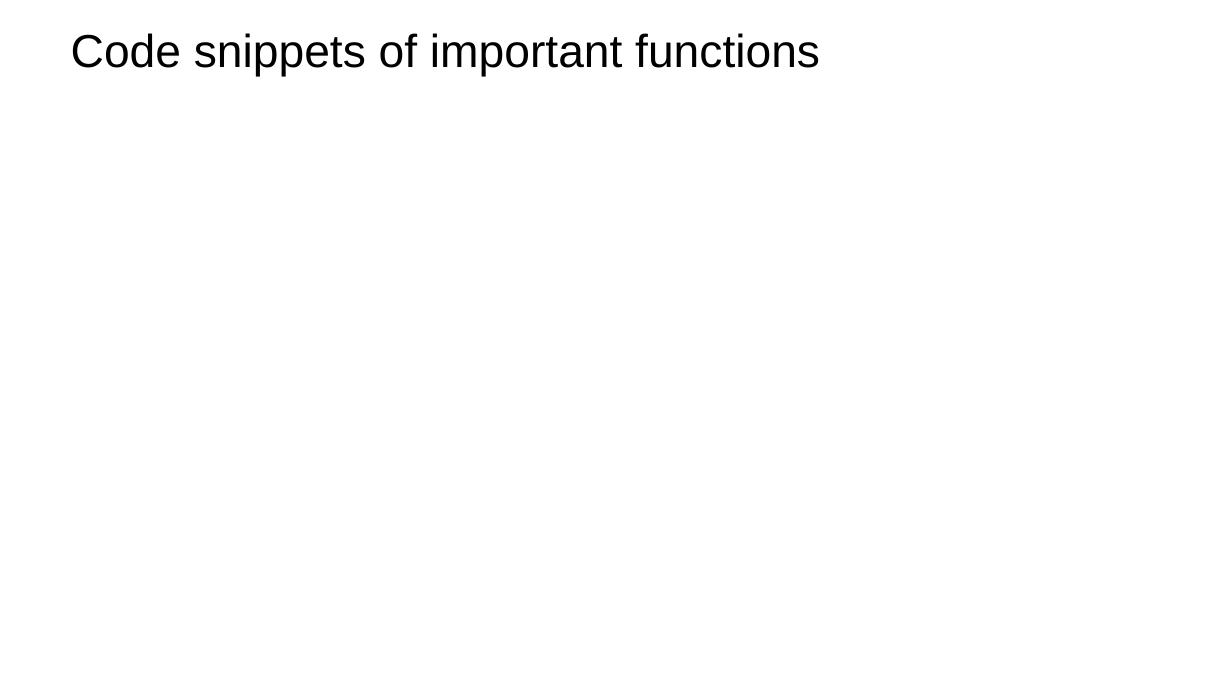
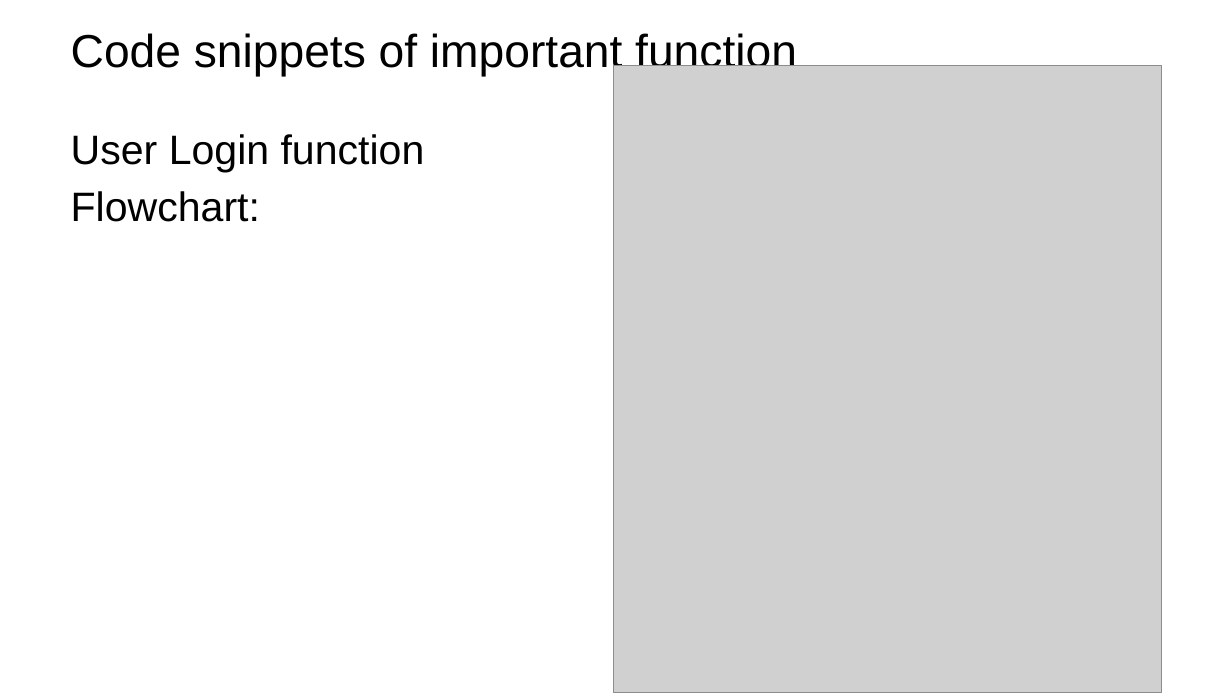
Before and after one commit to Kukupie123/sosial, a slide deck: slide 7 of Project/Summer Internship Project.pptx (slide 6 before the commit). Drawn at 1232x693 pixels with LibreOffice and Linux fonts; fonts in the diff are those of the drawing; grey boxes stand for pictures; background and template pictures are left out. Boxes give left, top, right and bottom in pixels: in the first picture for what was removed or moved away, otherwise in the second. Text is boxed around its words. In the diff, an @@ line names an element or a change of style, - is before the commit and + after.

```diff
--- a/Project/Summer Internship Project.pptx
+++ b/Project/Summer Internship Project.pptx
@@ title at (71,33,797,76): text changed @@
-Code snippets of important functions
+Code snippets of important function
@@ picture added at (614,66,1162,693) @@
@@ text added at (71,134,425,222), 32 pt, text #000000 @@
+User Login function
+Flowchart:
```
Also in this commit, not shown: 4 other slides changed, 6 slides added, 9 other files.
